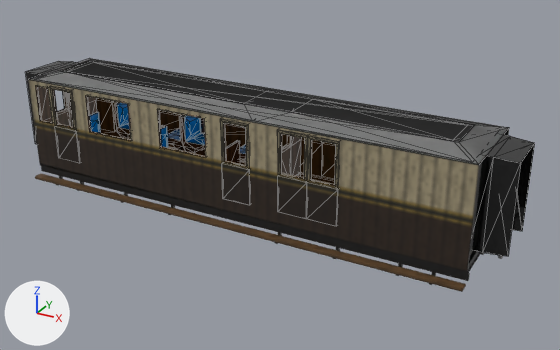
An edit to the OBJ model src/main/assets/immersiverailroading/models/rolling_stock/kitsune_sur_102a6_coaches/sur_102a6_bso.obj, drawn before and after from the same camera.
Both versions are drawn from a 50 mm lens placed at (7.78, -12.77, 7.36), pointed at (0.66, 0.18, 0.89). Arrows for +X, +Y and +Z are at lower left; the lights stay in place. Mesh edges are drawn as thin lines on the coarser meshes. Where no turn or scale is listed for an object, it has been applied to the vertices. Vertices at the same position are counted once.

Names of what the first picture shows: 'DOOR_12_EXTERNAL', 'DOOR_14_EXTERNAL', 'DOOR_6_EXTERNAL', 'DOOR_8_EXTERNAL', 'FRAME', 'SHELL_WOOD_ext', 'SHELL_WOOD_int', 'SHELL_WOOD_roof', 'SHELL_WOOD_roof.001', 'bench.003', 'corridor_front', 'corridor_rear'.
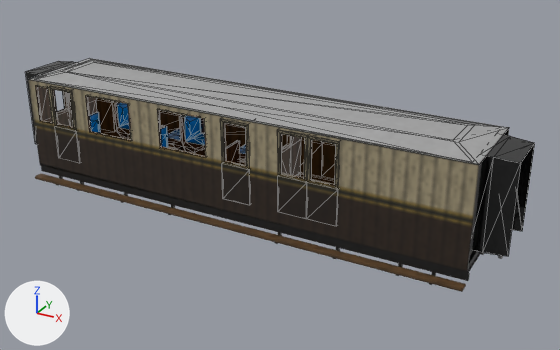
Patch to the scene script:
```diff
--- a/src/main/assets/immersiverailroading/models/rolling_stock/kitsune_sur_102a6_coaches/sur_102a6_bso.obj.py
+++ b/src/main/assets/immersiverailroading/models/rolling_stock/kitsune_sur_102a6_coaches/sur_102a6_bso.obj.py
@@ me_shell_wood_roof_001 @@
 me_shell_wood_roof_001.from_pydata(...)  # 24 vertices, 30 faces; spans x -5.0..5.0, y -1.0..1.0, z 2.44..2.56
 # used by ob_shell_wood_roof_001; location = (0.0, 0.0, 0.0)
-me_shell_wood_roof_001.materials.append(mat_base_001)
+# me_shell_wood_roof_001 part 1: the loose piece of 8 vertices spanning x -5.0..5.0, y -1.0..1.0, z 2.44..2.56 is deleted
+me_shell_wood_roof_001.materials.append(mat_base)
```

Location of each change, [x1, y1, x2, y2] in pixels of the pictures (560 x 350 px):
'SHELL_WOOD_roof.001', reshaped (not visible afterwards): before [29, 58, 509, 165]
'SHELL_WOOD_roof', unchanged, uncovered by the edit: before [34, 58, 508, 165]; after [29, 58, 509, 165]
'DOOR_14_EXTERNAL', unchanged, covered by the edit: before [306, 136, 339, 226]; after [310, 140, 335, 186]
'DOOR_12_EXTERNAL', unchanged, covered by the edit: before [277, 130, 308, 219]; after [280, 134, 304, 179]
'DOOR_14_EXTERNAL.001', unchanged, uncovered by the edit: after [306, 136, 339, 226]
